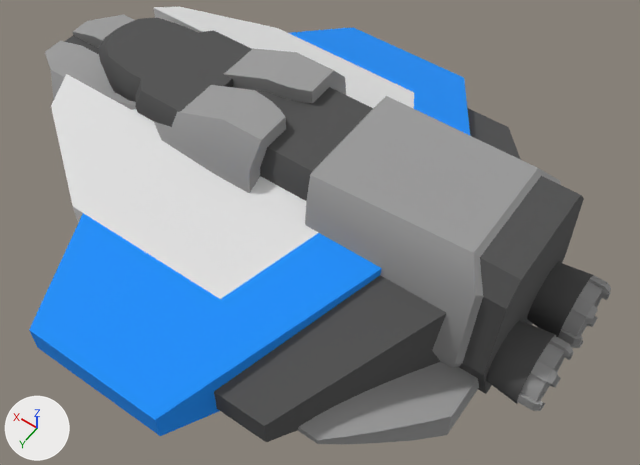
One commit to the FBX model Assets/Ships/Medium_01.FBX: the scene before it, then after it.
The view is the same before and after, from a 50 mm camera at (-0.301, 0.394, 0.581) aimed at (-0.034, 0.02, -0.007). Lighting does not change. The marker at lower left points along +X, +Y and +Z. Where no turn or scale is listed for an object, it has been applied to the vertices.
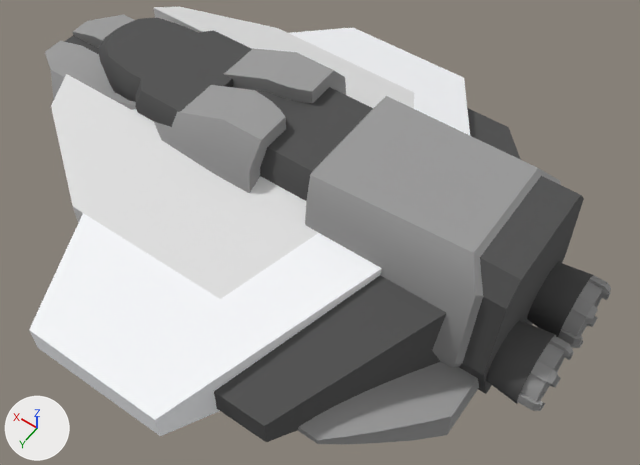
Where the newer file only moved an object's origin or applied its transform, the numbers keep the older frame.

Pixel boxes (x1, y1, x2, y2) of what changed, in the pictures (640 x 465 px):
```json
{"part": 1, "of": "me_object003_ncl1_1", "change": "recoloured", "before": [29, 27, 470, 436], "after": [29, 27, 470, 436], "on screen": "blue to white"}
```

The change, as JSON lines over the scene's bpy script:
```json
{"op": "add", "block": "mat_teamcolor", "code": ["mat_teamcolor = principled_material('TeamColor')", "mat_teamcolor.base_color = (0.965, 0.976, 1.0)  # white #fbfcff", "mat_teamcolor.roughness = 0.859"]}
{"block": "me_object003_ncl1_1", "where": "me_object003_ncl1_1.from_pydata(...)  # 600 vertices, 1164 faces; spans x -0.033..0.496, y -0.226..0.226, z -0.056..0.11"}
{"block": "me_object003_ncl1_1", "where": "# used by ob_object003; location = (-0.2259, 0.0001, -0.0037)"}
{"block": "me_object003_ncl1_1", "change": "me_object003_ncl1_1 part 1: all 36 faces that had it switch from mat_06___default (blue #0090fe) to mat_teamcolor (white #fbfcff)"}
```
